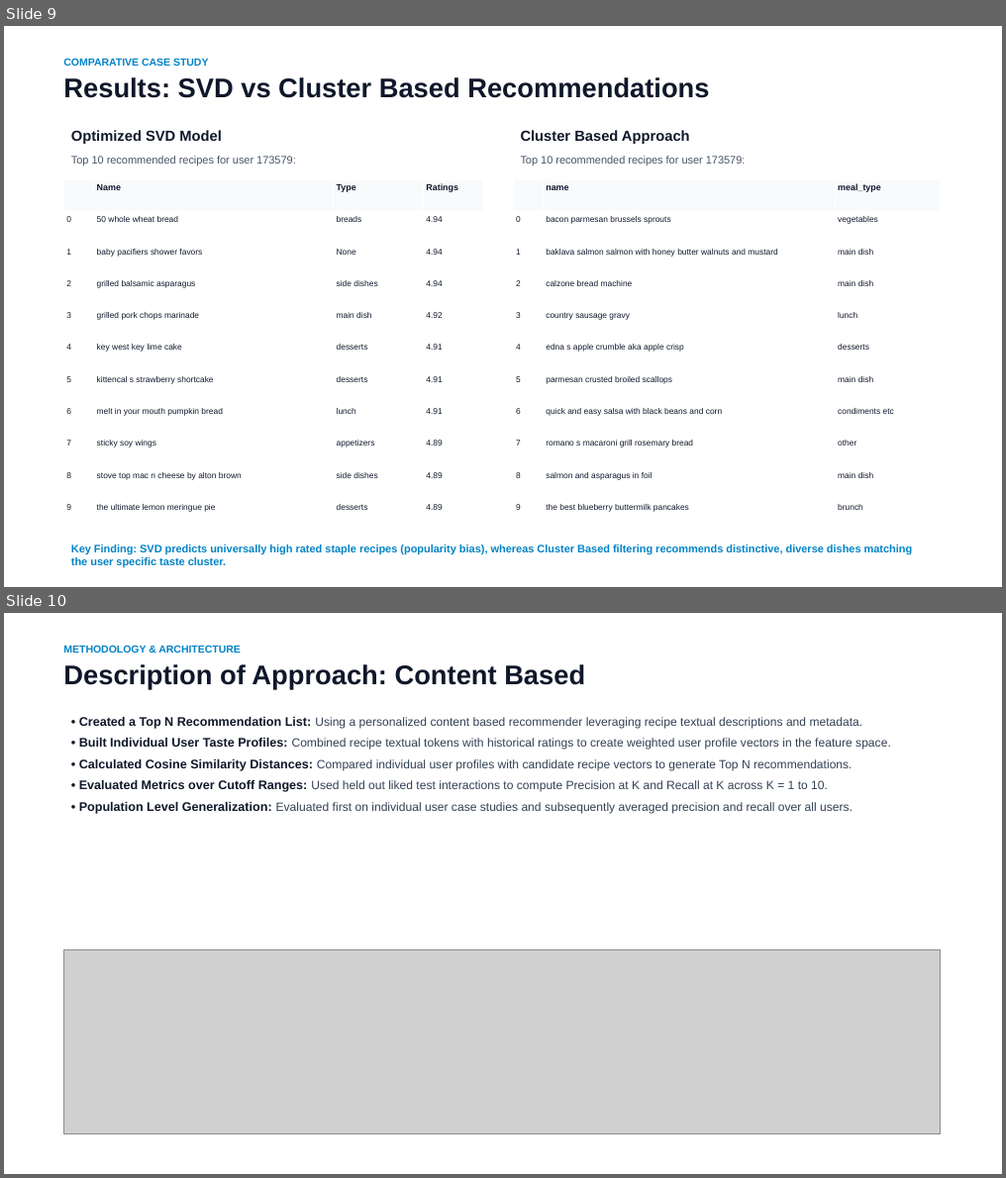
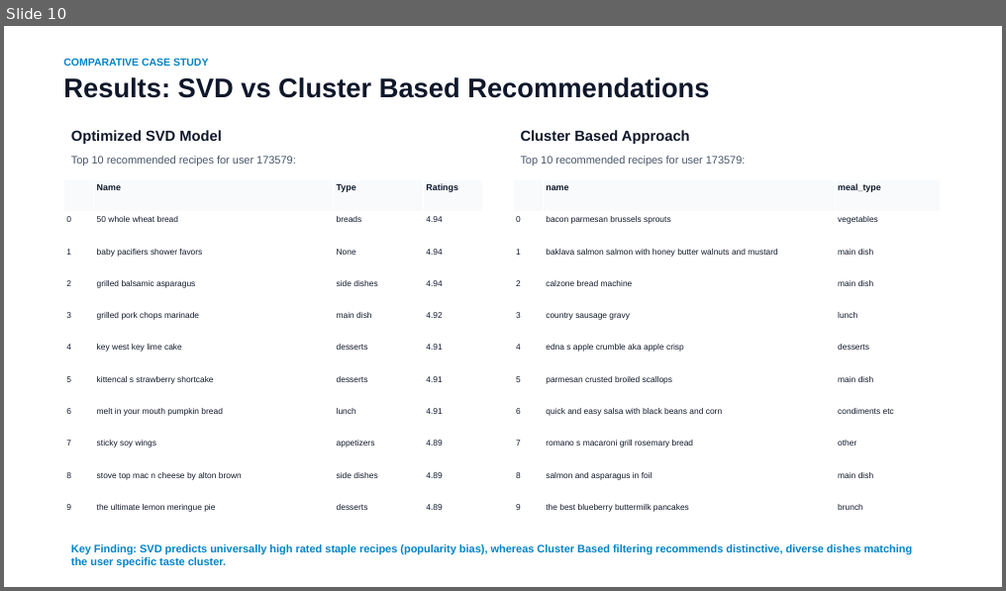
Before and after one commit to vidhyawalke/Recipe-Recommender-System, a slide deck: Recipe_Recommender_Presentation.pptx. Shown one above the other, each under a label of ours: slides 9 and 10 before the commit, slide 10 after it. The pictures are 1006x1178 and 1006x591 pixels, drawn with LibreOffice and Linux fonts; fonts in the diff are those of the drawing; grey boxes stand for pictures. Boxes give left, top, right and bottom in pixels: in the first picture for what was removed or moved away, otherwise in the second. Text is boxed around its words. In the diff, an @@ line names an element or a change of style, - is before the commit and + after.

```diff
--- a/Recipe_Recommender_Presentation.pptx
+++ b/Recipe_Recommender_Presentation.pptx
@@ slide 10 removed at bbox=[4, 613, 1002, 1174], background #FFFFFF @@
@@ rectangle removed at bbox=[4, 613, 1002, 1174] @@
@@ text removed at bbox=[63, 645, 585, 689] @@
-METHODOLOGY & ARCHITECTURE
-Description of Approach: Content Based
@@ text removed at bbox=[79, 717, 891, 814] @@
-• Created a Top N Recommendation List: Using a personalized content based recommender leveraging recipe textual descriptions and metadata.
-• Built Individual User Taste Profiles: Combined recipe textual tokens with historical ratings to create weighted user profile vectors in the feature space.
-• Calculated Cosine Similarity Distances: Compared individual user profiles with candidate recipe vectors to generate Top N recommendations.
-• Evaluated Metrics over Cutoff Ranges: Used held out liked test interactions to compute Precision at K and Recall at K across K = 1 to 10.
-• Population Level Generalization: Evaluated first on individual user case studies and subsequently averaged precision and recall over all users.
@@ picture removed at bbox=[63, 950, 940, 1134] @@
@@ what was slide 9 is now slide 10 @@
```
Also in this commit, not shown: 6 slides changed, 3 slides added, 1 other slide removed, 2 other files.
